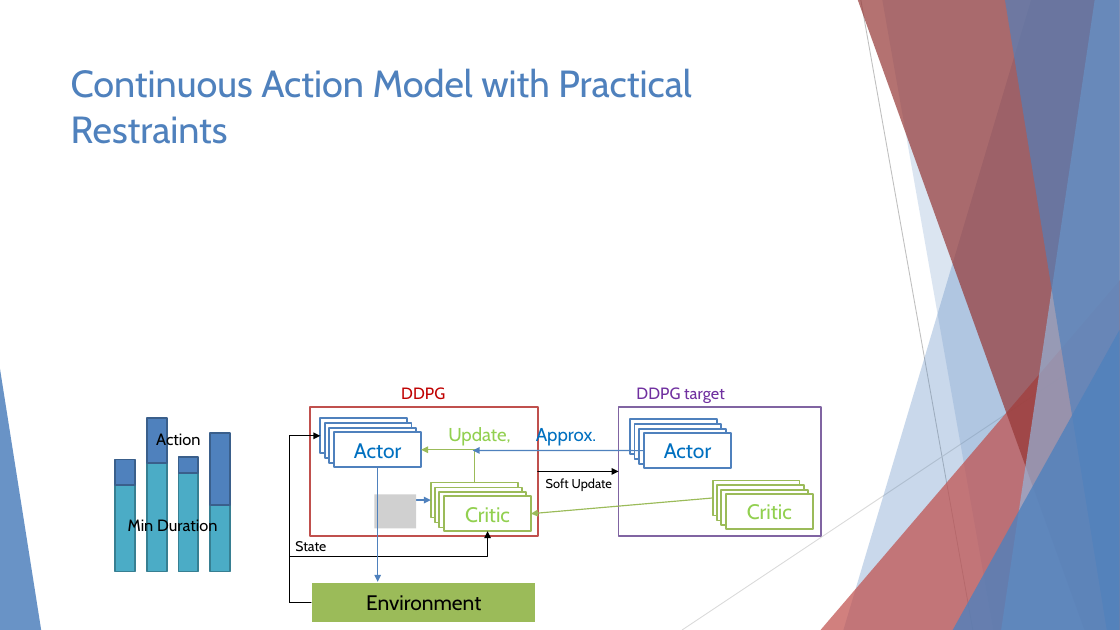
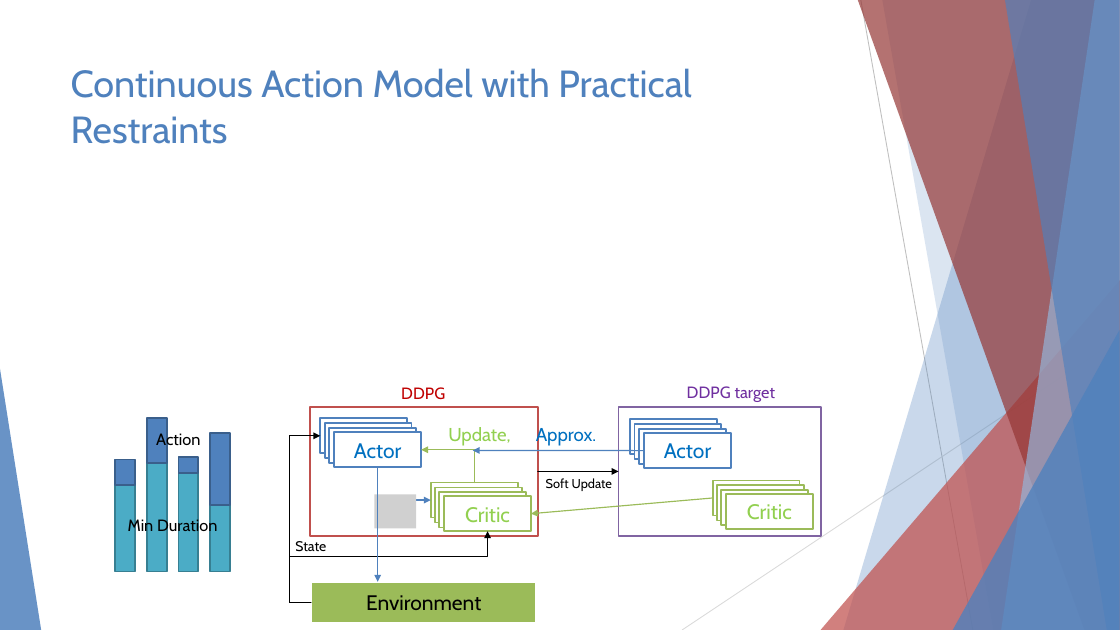
Before and after one commit to 3neutronstar/rl-constraints-traffic, a slide deck: slide 15 of Traffic Optimization Final Speech.pptx (slide 14 before the commit). Drawn at 1120x630 pixels with LibreOffice and Linux fonts; fonts in the diff are those of the drawing; grey boxes stand for pictures. Boxes give left, top, right and bottom in pixels: in the first picture for what was removed or moved away, otherwise in the second. Text is boxed around its words. In the diff, an @@ line names an element or a change of style, - is before the commit and + after.

```diff
--- a/Traffic Optimization Final Speech.pptx
+++ b/Traffic Optimization Final Speech.pptx
@@ text "DDPG target" moved from (x1=636, y1=387, x2=725, y2=403) to (x1=687, y1=386, x2=776, y2=402) @@
```
Also in this commit, not shown: 1 other slide changed, 1 slide added, 1 other file.
